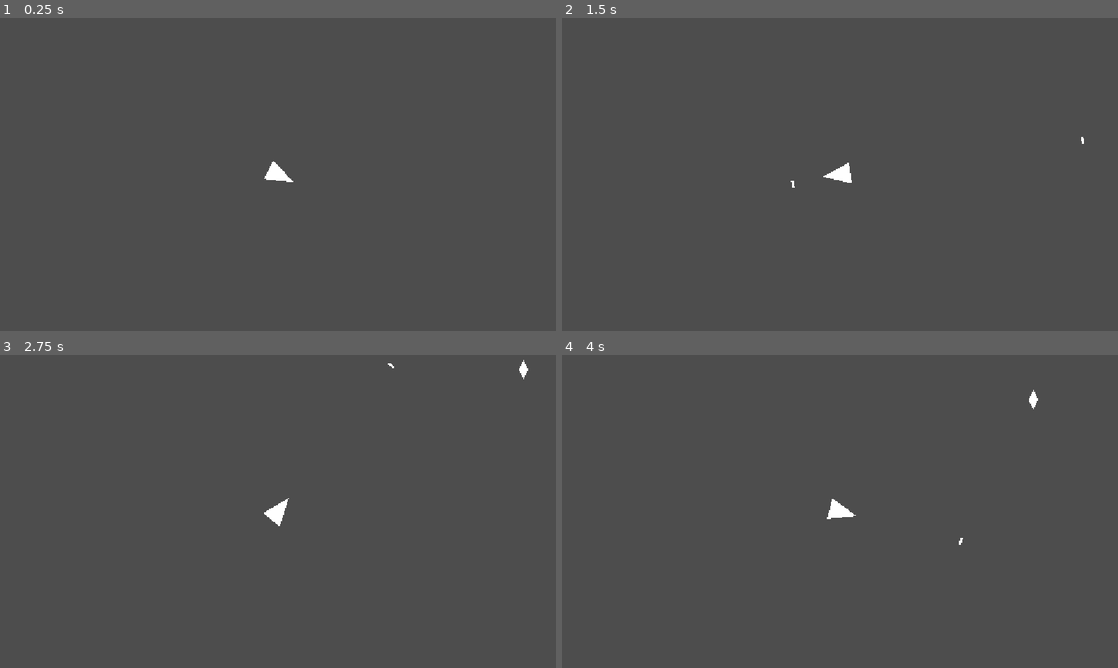
Above: before the commit, frames 1-4 (two rows, left to right).
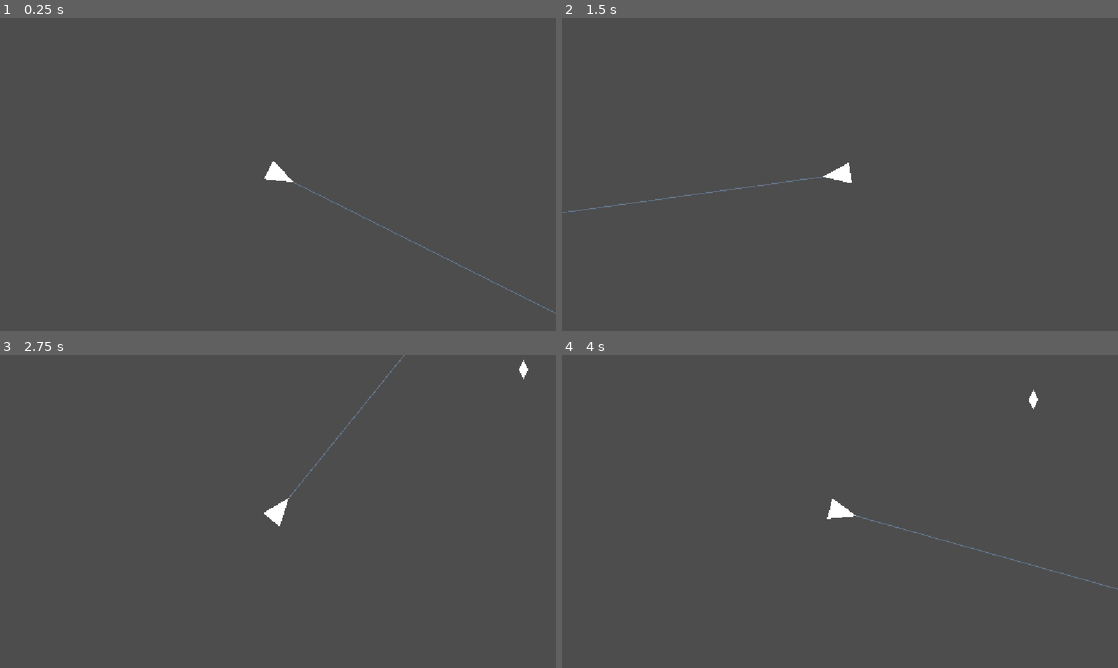
Above: after the commit, the same moments.

Repository: dreik123/MusicBullet
Game: Godot game, scene res://main.tscn
Same seed, same stepped clock (60 frames per second), same inputs: the game is played once before the commit and once after it.
Inputs (mouse positions are in pixels of both pictures, inside the frame that each line leads up to):
- Up to frame 1 (0.25 s): no input
- Up to frame 2 (1.5 s): tap Enter at 0.5 s; move the mouse to (962, 158) at 0.52 s; press the mouse at (962, 158) at 0.53 s; tap Space at 1.25 s; move the mouse to (728, 190) at 1.27 s; release the mouse at (728, 190) at 1.28 s; click (728, 190) at 1.35 s
- Up to frame 3 (2.75 s): tap Enter at 2 s; move the mouse to (333, 442) at 2.02 s; press the mouse at (333, 442) at 2.03 s
- Up to frame 4 (4 s): move the mouse to (812, 574) at 2.77 s; release the mouse at (812, 574) at 2.78 s; click (812, 574) at 2.85 s; move the mouse to (1006, 558) at 3.52 s; press the mouse at (1006, 558) at 3.53 s

The runs differ from the first frame. In frame 1, 0.2% of the frame differs, in the area x 52-100%, y 52-95%; in frame 2, 0.2%, in the area x 0-94%, y 38-63%; in frame 3, 0.1%; in frame 4, 0.2%.

Commit message:
The projectile mechanic has been replaced with the raycast mechanic

Diff:
--- a/main.gd
+++ b/main.gd
@@ -55,6 +55,22 @@
 	var note = note_scene.instantiate()
 	add_child(note)
 
+	var player_position = $Player.global_position
+	var spawn_radius = get_note_spawn_radius()
+	var spawn_angle = clamp(
+		-90.0 + (note_data["pitch"] - 60) * PITCH_ANGLE_STEP,
+		MIN_SPAWN_ANGLE,
+		MAX_SPAWN_ANGLE
+	)
+	note.global_position = player_position + Vector2.from_angle(deg_to_rad(spawn_angle)) * spawn_radius
+
+	note.setup(
+		note_data["time"] - note_travel_time,
+		note_data["pitch"],
+		player_position
+	)
+
+func get_note_spawn_radius():
 	var viewport_rect = get_viewport_rect()
 	var viewport_size = viewport_rect.size
 	var half_screen_diagonal = sqrt(
@@ -71,16 +87,4 @@
 			player_position.distance_to(viewport_rect.end)
 		)
 	)
-	var spawn_radius = max(half_screen_diagonal, farthest_corner_distance) + NOTE_SPAWN_MARGIN
-	var spawn_angle = clamp(
-		-90.0 + (note_data["pitch"] - 60) * PITCH_ANGLE_STEP,
-		MIN_SPAWN_ANGLE,
-		MAX_SPAWN_ANGLE
-	)
-	note.global_position = player_position + Vector2.from_angle(deg_to_rad(spawn_angle)) * spawn_radius
-
-	note.setup(
-		note_data["time"] - note_travel_time,
-		note_data["pitch"],
-		player_position
-	)
+	return max(half_screen_diagonal, farthest_corner_distance) + NOTE_SPAWN_MARGIN
--- a/main.tscn
+++ b/main.tscn
@@ -2,7 +2,6 @@
 
 [ext_resource type="Script" uid="uid://p1r15we5q23i" path="res://main.gd" id="1_1bvp3"]
 [ext_resource type="Script" uid="uid://dhfwfg8v7mbu" path="res://player.gd" id="1_ig7tw"]
-[ext_resource type="PackedScene" uid="uid://ci2aychi0b1aw" path="res://projectile.tscn" id="2_h2yge"]
 [ext_resource type="PackedScene" uid="uid://ceulb3k0j47jj" path="res://note.tscn" id="3_h2yge"]
 
 [node name="Main" type="Node2D" unique_id=1273822440]
@@ -12,7 +11,6 @@
 [node name="Player" type="CharacterBody2D" parent="." unique_id=1530688737]
 position = Vector2(576, 324)
 script = ExtResource("1_ig7tw")
-projectile_scene = ExtResource("2_h2yge")
 
 [node name="Polygon2D" type="Polygon2D" parent="Player" unique_id=1802522249]
 position = Vector2(-20, 0)
@@ -21,3 +19,8 @@
 
 [node name="Muzzle" type="Marker2D" parent="Player" unique_id=487350122]
 position = Vector2(30, 0)
+
+[node name="AimLine" type="Line2D" parent="Player"]
+z_index = -1
+width = 2.0
+default_color = Color(0.55, 0.75, 1, 0.35)
--- a/player.gd
+++ b/player.gd
@@ -1,21 +1,65 @@
 extends CharacterBody2D
 
-@export var projectile_scene: PackedScene
+const RAYCAST_MARGIN = 100.0
+
 @onready var muzzle = $Muzzle
+@onready var aim_line = $AimLine
+
 func _process(delta):
 	look_at(get_global_mouse_position())
+	update_aim_line()
+
+func get_raycast_length():
+	return get_tree().current_scene.get_note_spawn_radius() + RAYCAST_MARGIN
+
+func update_aim_line():
+	aim_line.points = PackedVector2Array([
+		muzzle.position,
+		muzzle.position + Vector2.RIGHT * get_raycast_length()
+	])
 
 func _input(event):
 	if event.is_action_pressed("shoot"):
 		shoot()
 
 func shoot():
+	var main = get_tree().current_scene
+	var shot_time = main.music_time
+	var ray_start = muzzle.global_position
+	var ray_direction = Vector2.RIGHT.rotated(global_rotation)
+	var query = PhysicsRayQueryParameters2D.create(
+		ray_start,
+		ray_start + ray_direction * get_raycast_length()
+	)
+	query.collide_with_areas = true
 
-	var projectile = projectile_scene.instantiate()
+	var ray_result = get_world_2d().direct_space_state.intersect_ray(query)
+	if ray_result.is_empty():
+		return
 
-	get_tree().current_scene.add_child(projectile)
+	var collider = ray_result["collider"]
+	if collider.is_in_group("notes"):
+		handle_note_hit(collider, shot_time)
 
-	projectile.global_position = muzzle.global_position
-	projectile.global_rotation = global_rotation
+func handle_note_hit(note, shot_time):
+	var timing_error = shot_time - note.time
+	var absolute_error = abs(timing_error)
 
-	projectile.shot_time = get_tree().current_scene.music_time
+	var accuracy = max(0.0, 1.0 - absolute_error / 0.5)
+	var note_score = round(accuracy * 100)
+	var recorded_note = {
+		"pitch": note.pitch,
+		"time": shot_time,
+		"error": timing_error,
+		"accuracy": accuracy,
+		"score": note_score
+	}
+
+	get_tree().current_scene.recorded_notes.append(recorded_note)
+	get_tree().current_scene.score += note_score
+
+	print("Записано нот:", get_tree().current_scene.recorded_notes)
+
+	print("Нота! pitch =", note.pitch, " time =", note.time)
+	print("Выстрел time =", shot_time, "Ошибка по времени =", timing_error)
+	note.queue_free()
--- a/projectile.gd
+++ /dev/null
@@ -1,33 +0,0 @@
-extends Area2D
-
-
-@export var speed = 500.0
-var shot_time = 0.0
-
-func _process(delta):
-	position += Vector2.RIGHT.rotated(rotation) * speed * delta
-
-func _on_area_entered(area):
-	if area.is_in_group("notes"):
-		var timing_error = shot_time - area.time
-		var absolute_error = abs(timing_error)
-
-		var accuracy = max(0.0, 1.0 - absolute_error / 0.5)
-		var note_score = round(accuracy * 100)
-		var recorded_note = {
-			"pitch": area.pitch,
-			"time": shot_time,
-			"error": timing_error,
-			"accuracy": accuracy,
-			"score": note_score
-		}
-
-		get_tree().current_scene.recorded_notes.append(recorded_note)
-		get_tree().current_scene.score += note_score
-
-		print("Записано нот:", get_tree().current_scene.recorded_notes)
-
-		print("Нота! pitch =", area.pitch, " time =", area.time)
-		print("Выстрел time =", shot_time, "Ошибка по времени =", timing_error)
-		area.queue_free()
-		queue_free()
--- a/projectile.tscn
+++ /dev/null
@@ -1,20 +0,0 @@
-[gd_scene format=3 uid="uid://ci2aychi0b1aw"]
-
-[ext_resource type="Script" uid="uid://ovtmg51srkqu" path="res://projectile.gd" id="2_qxf0c"]
-
-[sub_resource type="RectangleShape2D" id="RectangleShape2D_pxqgl"]
-size = Vector2(5, 15)
-
-[node name="Projectile" type="Area2D" unique_id=1735872631]
-script = ExtResource("2_qxf0c")
-
-[node name="Polygon2D" type="Polygon2D" parent="." unique_id=1549607354]
-position = Vector2(-160, 320)
-scale = Vector2(5, 5)
-polygon = PackedVector2Array(32, -67, 32, -64, 33, -64, 33, -67)
-
-[node name="CollisionShape2D" type="CollisionShape2D" parent="." unique_id=966412996]
-position = Vector2(2.5, -7.5)
-shape = SubResource("RectangleShape2D_pxqgl")
-
-[connection signal="area_entered" from="." to="." method="_on_area_entered"]
Not shown, removed: projectile.gd.uid
